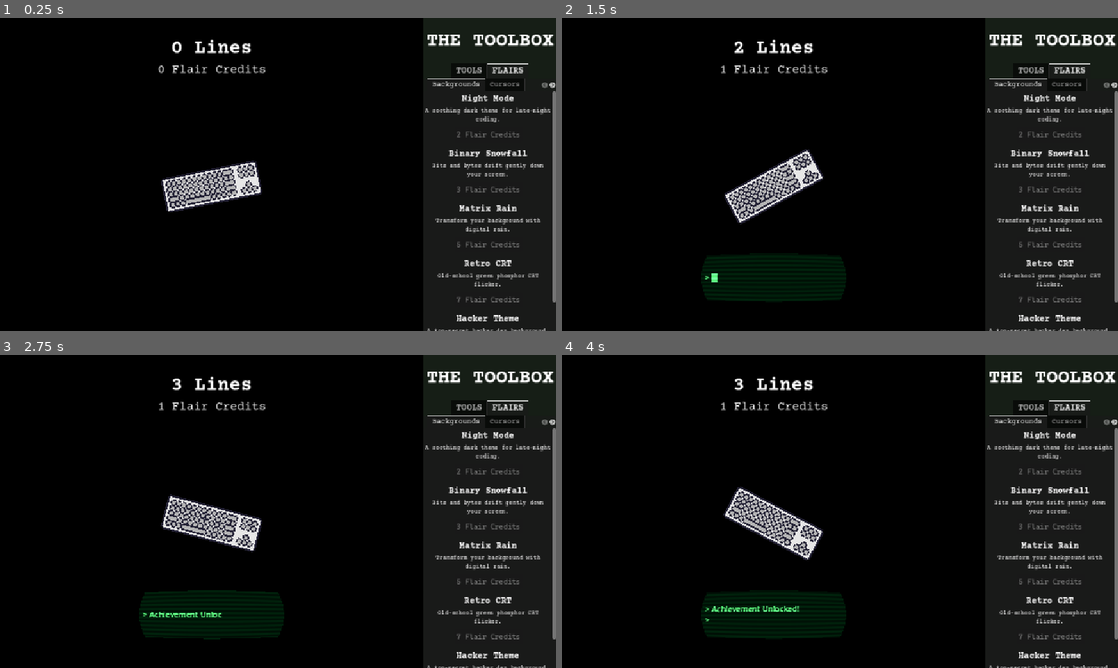
Above: before the commit, frames 1-4 (two rows, left to right).
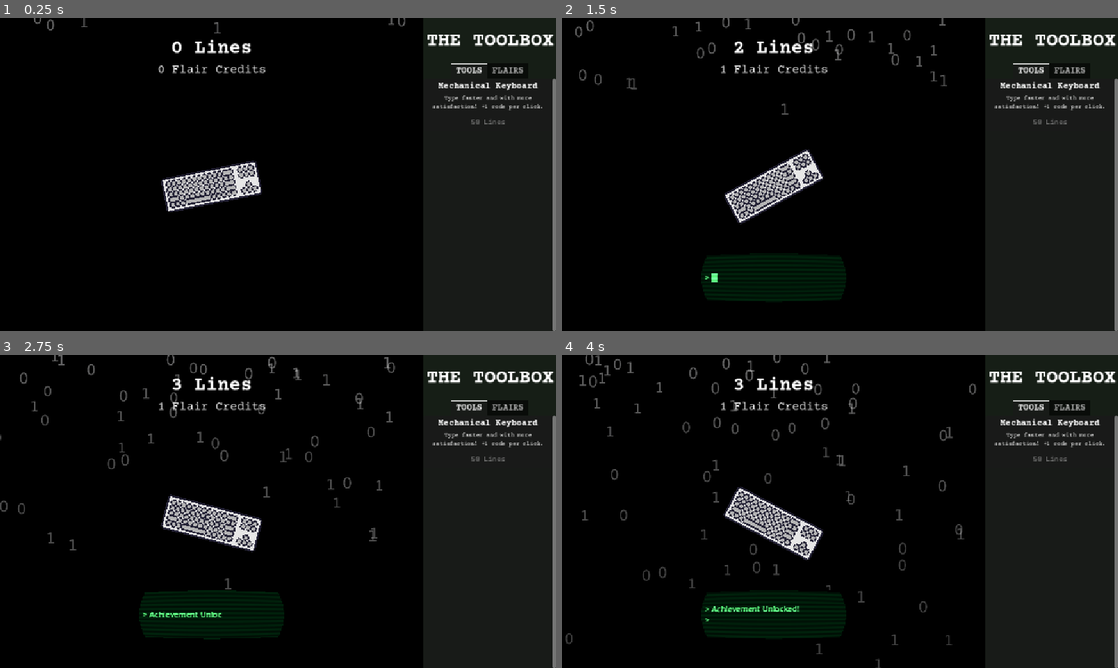
Above: after the commit, the same moments.

Repository: MadAvidCoder/CodeClicker
Game: Godot game, scene res://main.tscn
Two runs of this game, one before a commit and one after it. Both use one fixed random seed, a clock stepped at 60 frames per second and the inputs below.
Inputs (mouse positions are in pixels of both pictures, inside the frame that each line leads up to):
- Up to frame 1 (0.25 s): no input
- Up to frame 2 (1.5 s): click (773, 187) at 0.5 s; click (773, 187) at 1.25 s
- Up to frame 3 (2.75 s): click (211, 524) at 2 s
- Up to frame 4 (4 s): no input

The runs differ from the first frame. In frame 1, 2.9% of the frame differs, in the area x 6-100%, y 0-100%; in frame 2, 3.4%; in frame 3, 3.8%; in frame 4, 4.2%, in the area x 0-100%, y 0-100%.

Commit message:
Add snow effect
Added the binary snow effect

Diff:
--- a/item.gd
+++ b/item.gd
@@ -1,7 +1,7 @@
 extends Panel
 
-@onready var main = $"../../../../.."
-@onready var auto_timer = $"../../../../../AutoCoderTimer"
+var main
+var auto_timer
 
 var cost = INF
 var effect
@@ -19,7 +19,6 @@
 var type
 
 func setup_upgrade(title, description, item_cost, item_effect, price_multiplier, max_available):
-	type = UPGRADE
 	max_owned = max_available
 	effect = item_effect
 	multiplier = price_multiplier
@@ -28,11 +27,13 @@
 	$ItemDescription.text = description
 	$BuyButton.text = str(item_cost) + " Lines"
 	$BuyButton.disabled = true
+	main = $"../../../../.."
+	auto_timer = $"../../../../../AutoCoderTimer"
 	if title != "Mechanical Keyboard":
 		hide()
+	type = UPGRADE
 
 func setup_cosmetic(title, description, item_cost, item_effect, item_type):
-	type = COSMETIC
 	effect = item_effect
 	cosmetic_type = item_type
 	cost = item_cost
@@ -42,26 +43,33 @@
 	$BuyButton.disabled = true
 	main = $"../../../../../.."
 	auto_timer = $"../../../../../../AutoCoderTimer"
+	type = COSMETIC
 
 func _process(_delta: float) -> void:
-	if type == UPGRADE:
-		if main.score >= cost:
-			if effect.has("auto_code_multiplier"):
-				if main.auto_per_sec > 0:
+	if main:
+		if type == UPGRADE:
+			if main.score >= cost:
+				if effect.has("auto_code_multiplier"):
+					if main.auto_per_sec > 0:
+						$BuyButton.disabled = false
+					else:
+						$BuyButton.disabled = true
+				else:
 					$BuyButton.disabled = false
-				else:
-					$BuyButton.disabled = true
 			else:
+				$BuyButton.disabled = true
+
+			if not self.visible and not sold_out:
+				if main.score >= cost * 0.6:
+					if main.auto_per_sec > 0:
+						show()
+					elif not effect.has("auto_code_multiplier"):
+						show()
+		elif type == COSMETIC:
+			if main.flair_credits >= cost:
 				$BuyButton.disabled = false
-		else:
-			$BuyButton.disabled = true
-
-		if not self.visible and not sold_out:
-			if main.score >= cost * 0.6:
-				if main.auto_per_sec > 0:
-					show()
-				elif not effect.has("auto_code_multiplier"):
-					show()
+			else:
+				$BuyButton.disabled = true
 
 func _on_buy_button_pressed() -> void:
 	if type == UPGRADE:
--- a/main.gd
+++ b/main.gd
@@ -421,23 +421,16 @@
 var cosmetics = {
 	"background": [
 		{
-			"id": "night_mode",
-			"name": "Night Mode",
-			"cost": 2,
-			"description": "A soothing dark theme for late-night coding.",
-			"preview": "night_mode.png"
-		},
-		{
 			"id": "binary_snowfall",
 			"name": "Binary Snowfall",
-			"cost": 3,
+			"cost": 2,
 			"description": "Bits and bytes drift gently down your screen.",
 			"preview": "binary_snowfall.gif"
 		},
 		{
 			"id": "matrix_rain",
 			"name": "Matrix Rain",
-			"cost": 5,
+			"cost": 4,
 			"description": "Transform your background with digital rain.",
 			"preview": "matrix_rain.gif"
 		},
@@ -577,17 +570,17 @@
 		mat.set_shader_parameter("rect_size", subviewport.size)
 	for upgrade in upgrades:
 		var i = item.instantiate()
+		shop_container.add_child(i)
 		i.setup_upgrade(upgrade["name"], upgrade["description"], upgrade["cost"], upgrade["effect"], upgrade["price_multiplier"], upgrade["max_owned"])
-		shop_container.add_child(i)
 	for cos_type in cosmetics.keys():
 		for cos in cosmetics[cos_type]:
 			var i = item.instantiate()
-			i.setup_cosmetic(cos["name"], cos["description"], cos["cost"], cos["preview"], cos_type)
 			match cos_type:
 				"background": background_flair_container.add_child(i)
 				"cursor": cursors_flair_container.add_child(i)
 				"click_effect": effects_flair_container.add_child(i)
 				"sound_pack": sounds_flair_container.add_child(i)
+			i.setup_cosmetic(cos["name"], cos["description"], cos["cost"], cos["preview"], cos_type)
 
 func _process(_delta: float) -> void:
 	label.text = str(int(floor(score))) + " Lines"
--- a/main.tscn
+++ b/main.tscn
@@ -1,14 +1,22 @@
-[gd_scene load_steps=12 format=3 uid="uid://cptlju1gnm5mp"]
+[gd_scene load_steps=16 format=3 uid="uid://cptlju1gnm5mp"]
 
 [ext_resource type="Texture2D" uid="uid://diopqt72p3ruh" path="res://keyboard.png" id="1_0xm2m"]
 [ext_resource type="Script" uid="uid://dwi0lut8phaek" path="res://main.gd" id="1_h2yge"]
 [ext_resource type="BitMap" uid="uid://bxin2asb7nbj0" path="res://keyboard_map.png" id="2_h2yge"]
+[ext_resource type="Texture2D" uid="uid://7cd601pdlh3p" path="res://one.png" id="3_efxa6"]
 [ext_resource type="Script" uid="uid://b3f21sr2ldxmy" path="res://texture_button.gd" id="4_1bvp3"]
 [ext_resource type="FontFile" uid="uid://d1o7fr6w7chnu" path="res://CourierPrime-Bold.ttf" id="5_272bh"]
 [ext_resource type="Script" uid="uid://d31pji8vuw1f6" path="res://achievement_display.gd" id="6_5vw27"]
 [ext_resource type="Shader" uid="uid://bsto2oua251w6" path="res://scanlines.gdshader" id="6_7mycd"]
 [ext_resource type="FontFile" uid="uid://dhywo2ihbh4n1" path="res://OpenSans-SemiBold.ttf" id="7_5vw27"]
+[ext_resource type="Texture2D" uid="uid://dgxekk4fp5li0" path="res://zero.png" id="10_4c57u"]
 [ext_resource type="FontFile" uid="uid://bnls3d2ut4gkj" path="res://CourierPrime-Regular.ttf" id="10_efxa6"]
+
+[sub_resource type="Gradient" id="Gradient_efxa6"]
+colors = PackedColorArray(1, 1, 1, 1, 0.5, 0.5, 0.5, 1)
+
+[sub_resource type="Gradient" id="Gradient_dg77c"]
+colors = PackedColorArray(1, 1, 1, 1, 0.5, 0.5, 0.5, 1)
 
 [sub_resource type="ShaderMaterial" id="ShaderMaterial_7mycd"]
 shader = ExtResource("6_7mycd")
@@ -42,6 +50,41 @@
 grow_vertical = 2
 color = Color(0, 0, 0, 1)
 
+[node name="ZeroParticles" type="CPUParticles2D" parent="."]
+self_modulate = Color(1, 1, 1, 0.392157)
+position = Vector2(438.5, 0)
+amount = 50
+texture = ExtResource("10_4c57u")
+lifetime = 5.0
+randomness = 0.75
+emission_shape = 3
+emission_rect_extents = Vector2(400, 1)
+direction = Vector2(0, 1)
+spread = 60.0
+gravity = Vector2(0, 50)
+initial_velocity_min = 50.0
+initial_velocity_max = 75.0
+scale_amount_min = 0.7
+scale_amount_max = 0.8
+color_ramp = SubResource("Gradient_efxa6")
+
+[node name="OneParticles" type="CPUParticles2D" parent="."]
+modulate = Color(1, 1, 1, 0.392157)
+position = Vector2(438.5, 0)
+amount = 50
+texture = ExtResource("3_efxa6")
+lifetime = 5.0
+randomness = 0.5
+emission_shape = 3
+emission_rect_extents = Vector2(400, 1)
+direction = Vector2(0, 1)
+gravity = Vector2(0, 75)
+initial_velocity_min = 50.0
+initial_velocity_max = 75.0
+scale_amount_min = 0.7
+scale_amount_max = 0.8
+color_ramp = SubResource("Gradient_dg77c")
+
 [node name="TextureButton" type="TextureButton" parent="."]
 texture_filter = 1
 layout_mode = 1
@@ -192,11 +235,10 @@
 theme_override_fonts/font = ExtResource("5_272bh")
 theme_override_font_sizes/font_size = 18
 tab_alignment = 1
-current_tab = 1
+current_tab = 0
 tab_focus_mode = 0
 
 [node name="TOOLS" type="ScrollContainer" parent="Shop/TabContainer"]
-visible = false
 layout_mode = 2
 follow_focus = true
 horizontal_scroll_mode = 0
@@ -212,6 +254,7 @@
 layout_mode = 2
 
 [node name="FLAIRS" type="TabContainer" parent="Shop/TabContainer"]
+visible = false
 layout_mode = 2
 theme_override_fonts/font = ExtResource("10_efxa6")
 theme_override_font_sizes/font_size = 15
Binary file added: one.png
Not shown, added: one.png.import
Binary file added: zero.png
Not shown, added: zero.png.import
